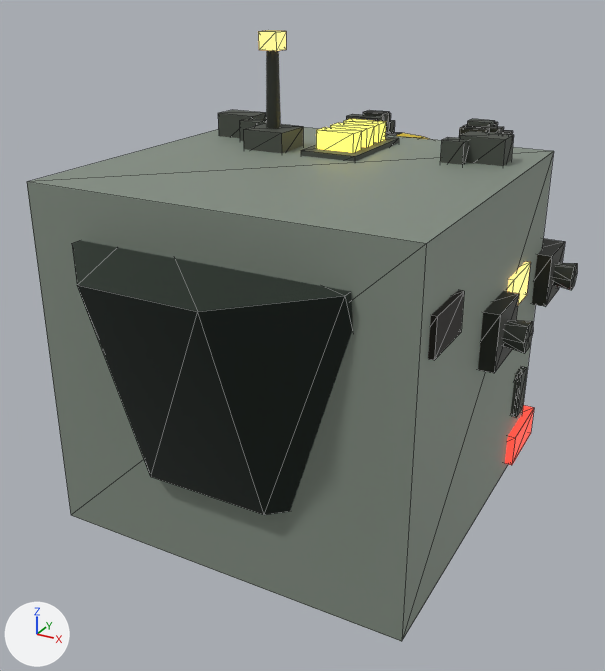
A saved change to the glTF model ref/glb/escape_pod-m.glb.
Rendered twice from a camera (50 mm lens) standing at (0.749, -1.618, 1.042) and looking at (-0.072, -0.124, 0.295). Arrows for +X, +Y and +Z are at lower left; the lights stay in place. The older version comes first. Mesh edges are drawn as thin lines on the coarser meshes. Where no turn or scale is listed for an object, it has been applied to the vertices.

Script lines for the objects in view, before the commit:
```python
ob_escapepodshipgreebleside4r = bpy.data.objects.new('escapePodShipGreebleSide4R', me_mesh_58)
ob_escapepodshipgreebleside4r.location = (0.345, 0.05, 0.187)
ob_escapepodshiphullwindow0r = bpy.data.objects.new('escapePodShipHullWindow0R', me_mesh_44)
ob_escapepodshiphullwindow0r.location = (0.36, -0.062, 0.469)
ob_escapepodshiphullwindow1r = bpy.data.objects.new('escapePodShipHullWindow1R', me_mesh_46)
ob_escapepodshiphullwindow1r.location = (0.36, -0.483, 0.546)
ob_ifflampdorsal0 = bpy.data.objects.new('iffLampDorsal0', me_mesh_48)
ob_ifflampdorsal0.location = (0.0, 0.015, 0.722)
ob_ifflampdorsal1 = bpy.data.objects.new('iffLampDorsal1', me_mesh_49)
ob_ifflampdorsal1.location = (0.0, -0.046, 0.722)
ob_ifflampdorsal2 = bpy.data.objects.new('iffLampDorsal2', me_mesh_50)
ob_ifflampdorsal2.location = (0.0, -0.106, 0.722)
ob_iffplinthdorsal = bpy.data.objects.new('iffPlinthDorsal', me_mesh_47)
ob_iffplinthdorsal.location = (0.0, -0.046, 0.685)
ob_rcsquad3 = bpy.data.objects.new('rcsQuad3', me_mesh_33)
ob_rcsquad3.location = (0.37, 0.156, 0.434)
# also in view: 'hullNose' at (0.0, -0.224, 0.35); 'rcsQuad1' at (0.37, -0.212, 0.434); 'antennaWhip' at (-0.148, -0.11, 0.805); 'escapePodShipGreebleTop0L' at (-0.276, -0.029, 0.711); 'rcsNozzle1' at (0.41, -0.212, 0.434)
```
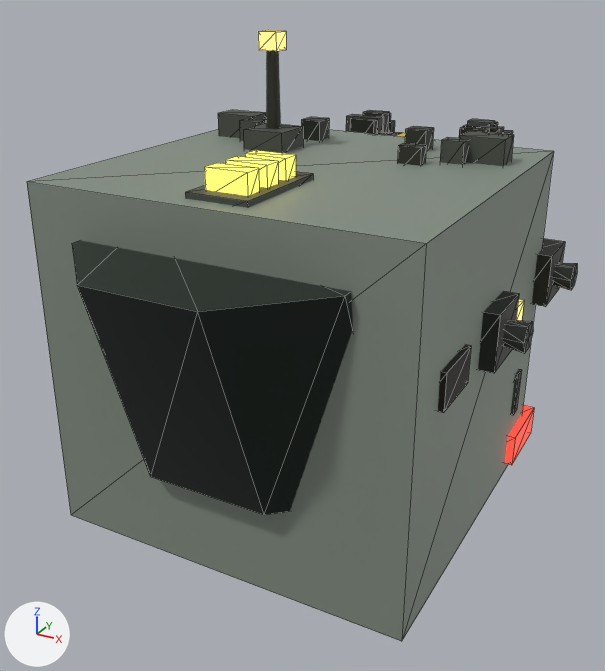
Changed parts and their boxes [x1, y1, x2, y2] in the pictures (605 x 671 px):
'iffLampDorsal2', moved: before [316, 127, 361, 153]; after [204, 163, 259, 196]
'iffPlinthDorsal', moved: before [301, 137, 399, 162]; after [185, 172, 313, 208]
'escapePodShipHullWindow0R', recoloured, moved: before [507, 261, 531, 305]; after [438, 345, 471, 413]
'escapePodShipHullWindow1R', recoloured, moved (mostly hidden afterwards): before [428, 290, 464, 360]; after [516, 299, 524, 320]
'iffLampDorsal1', moved: before [330, 123, 374, 147]; after [225, 156, 278, 188]
'iffLampDorsal0', moved: before [343, 119, 386, 142]; after [245, 150, 296, 180]
'escapePodShipGreebleTop3L', added: after [301, 117, 329, 141]
'escapePodShipGreebleTop4R', added: after [397, 143, 426, 166]
'escapePodShipGreebleTop3R', added: after [405, 126, 434, 151]
'escapePodShipGreebleSide4R', deleted: before [512, 367, 526, 417]

Diff of the bpy script that builds the scene:
```diff
--- a/ref/glb/escape_pod-m.glb.py
+++ b/ref/glb/escape_pod-m.glb.py
@@ me_mesh_44 @@
 me_mesh_44.from_pydata(...)  # 8 vertices, 12 faces; spans x -0.02..0.02, y -0.0595..0.0595, z -0.035..0.035
-me_mesh_44.materials.append(mat_cabinlight)  # brown #3a2f18, glowing orange #f2c877
+me_mesh_44.materials.append(mat_cabindark)  # black #14100a
@@ me_mesh_46 @@
 me_mesh_46.from_pydata(...)  # 8 vertices, 12 faces; spans x -0.02..0.02, y -0.0595..0.0595, z -0.035..0.035
-me_mesh_46.materials.append(mat_cabindark)  # black #14100a
+me_mesh_46.materials.append(mat_cabinlight)  # brown #3a2f18, glowing orange #f2c877
@@ me_mesh_60_1 @@
+me_mesh_60_1.from_pydata(...)  # a box spanning x -0.0232..0.0232, y -0.0138..0.0138, z -0.0259..0.0259
+me_mesh_60_1.materials.append(mat_enginehousing)  # dark grey #33362f
@@ me_mesh_58_1 @@
+me_mesh_58_1.from_pydata(...)  # a box spanning x -0.022..0.022, y -0.0223..0.0223, z -0.0319..0.0319
+me_mesh_58_1.materials.append(mat_enginehousing)  # dark grey #33362f
@@ ob_escapepodshiphullwindow0r @@
 ob_escapepodshiphullwindow0r = bpy.data.objects.new('escapePodShipHullWindow0R', me_mesh_44)
-ob_escapepodshiphullwindow0r.location = (0.36, -0.062, 0.469)
+ob_escapepodshiphullwindow0r.location = (0.36, -0.421, 0.429)
@@ ob_escapepodshiphullwindow1r @@
 ob_escapepodshiphullwindow1r = bpy.data.objects.new('escapePodShipHullWindow1R', me_mesh_46)
-ob_escapepodshiphullwindow1r.location = (0.36, -0.483, 0.546)
+ob_escapepodshiphullwindow1r.location = (0.36, -0.08, 0.394)
@@ ob_iffplinthdorsal @@
 ob_iffplinthdorsal = bpy.data.objects.new('iffPlinthDorsal', me_mesh_47)
-ob_iffplinthdorsal.location = (0.0, -0.046, 0.685)
+ob_iffplinthdorsal.location = (0.0, -0.432, 0.685)
@@ ob_ifflampdorsal0 @@
 ob_ifflampdorsal0 = bpy.data.objects.new('iffLampDorsal0', me_mesh_48)
-ob_ifflampdorsal0.location = (0.0, 0.015, 0.722)
+ob_ifflampdorsal0.location = (0.0, -0.371, 0.722)
@@ ob_ifflampdorsal1 @@
 ob_ifflampdorsal1 = bpy.data.objects.new('iffLampDorsal1', me_mesh_49)
-ob_ifflampdorsal1.location = (0.0, -0.046, 0.722)
+ob_ifflampdorsal1.location = (0.0, -0.432, 0.722)
@@ ob_ifflampdorsal2 @@
 ob_ifflampdorsal2 = bpy.data.objects.new('iffLampDorsal2', me_mesh_50)
-ob_ifflampdorsal2.location = (0.0, -0.106, 0.722)
+ob_ifflampdorsal2.location = (0.0, -0.492, 0.722)
@@ ob_escapepodshipgreebleside4r @@
-ob_escapepodshipgreebleside4r = bpy.data.objects.new('escapePodShipGreebleSide4R', me_mesh_58)
-ob_escapepodshipgreebleside4r.location = (0.345, 0.05, 0.187)
@@ ob_escapepodshipgreebletop4r @@
+ob_escapepodshipgreebletop4r = bpy.data.objects.new('escapePodShipGreebleTop4R', me_mesh_60_1)
+ob_escapepodshipgreebletop4r.location = (0.159, -0.114, 0.708)
@@ ob_escapepodshipgreebletop3r @@
+ob_escapepodshipgreebletop3r = bpy.data.objects.new('escapePodShipGreebleTop3R', me_mesh_58_1)
+ob_escapepodshipgreebletop3r.location = (0.12, 0.021, 0.71)
@@ ob_escapepodshipgreebletop3l @@
+ob_escapepodshipgreebletop3l = bpy.data.objects.new('escapePodShipGreebleTop3L', me_mesh_58_1.copy())
+ob_escapepodshipgreebletop3l.location = (-0.12, 0.021, 0.71)
```
